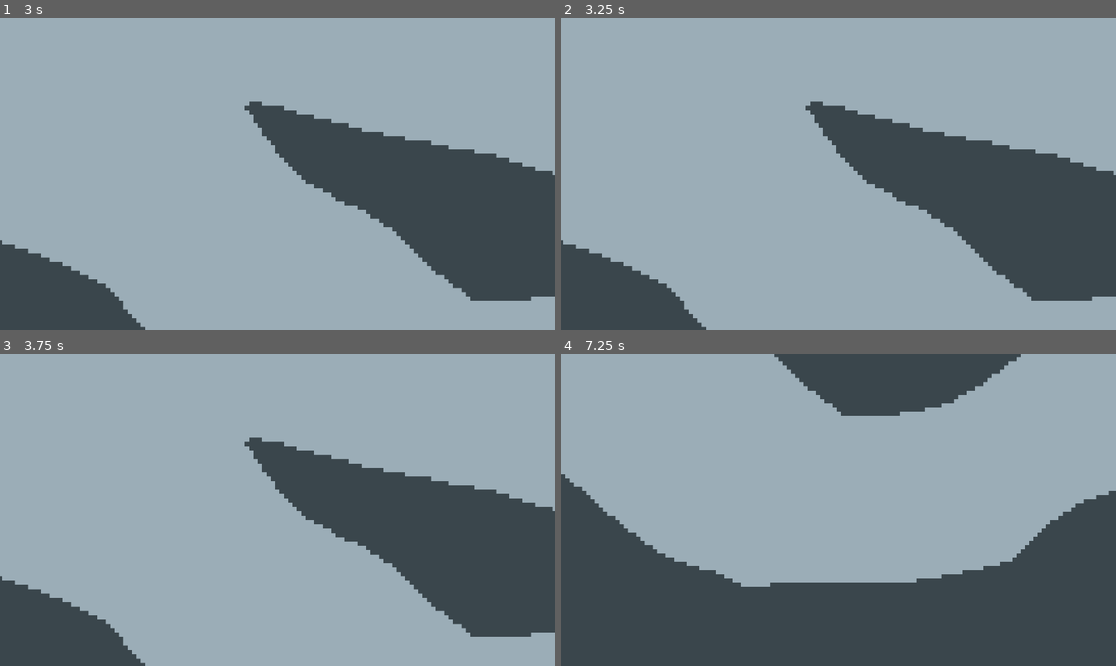
Above: before the commit, frames 1-4 (two rows, left to right).
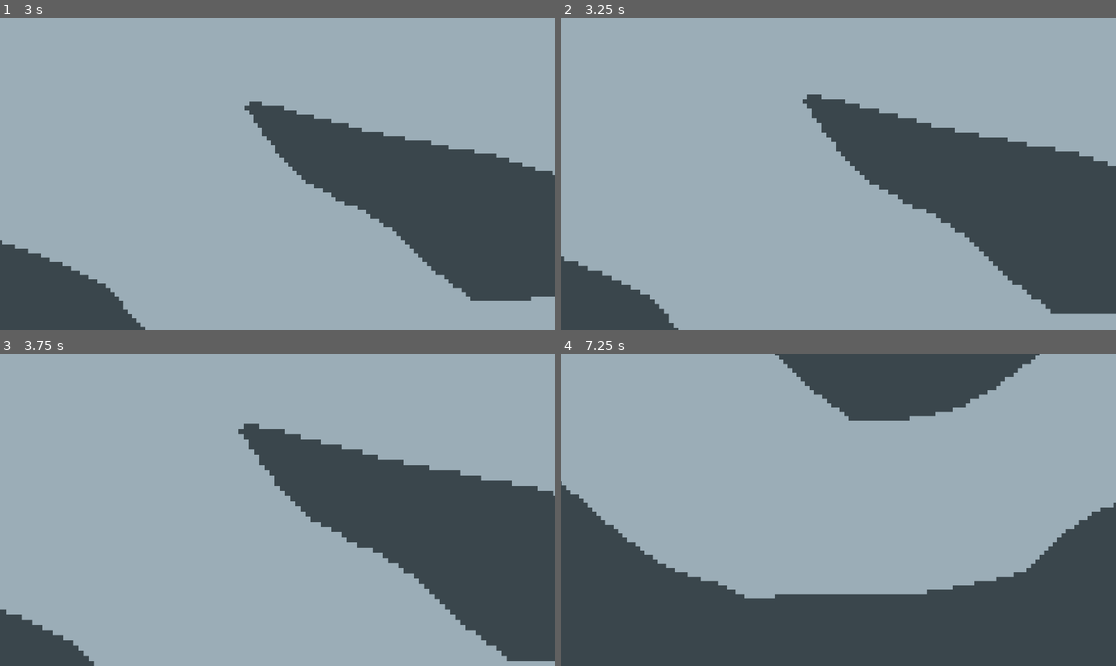
Above: after the commit, the same moments.

Repository: doccsoccs/SupernovaCRPG
Game: Godot game, scene res://Test Scenes/test_scene.tscn
Same seed, same stepped clock (60 frames per second), same inputs: the game is played once before the commit and once after it.
Inputs (mouse positions are in pixels of both pictures, inside the frame that each line leads up to):
- Up to frame 1 (3 s): tap Enter at 0.5 s; move the mouse to (399, 158) at 0.52 s; hold S (CameraDown) 0.53-1.28 s; tap A (CameraLeft) at 0.8, 1.35 s; move the mouse to (166, 189) at 1.27 s; tap D (CameraRight) at 1.55 s; tap Space at 2 s; move the mouse to (333, 105) at 2.02 s; hold D (CameraRight) 2.03-2.78 s; tap W (CameraUp) at 2.3, 2.85 s; move the mouse to (249, 236) at 2.77 s
- Up to frame 2 (3.25 s): tap Mouse wheel up (CameraZoomIn) at 3.05 s
- Up to frame 3 (3.75 s): tap Enter at 3.5 s; move the mouse to (444, 556) at 3.52 s; tap Mouse wheel up (CameraZoomIn) at 3.6 s
- Up to frame 4 (7.25 s): tap Mouse wheel down (CameraZoomOut) at 3.8, 4.35 s; tap Space at 4.25, 6.5 s; move the mouse to (672, 463) at 4.27 s; tap S (CameraDown) at 4.55 s; tap Enter at 5 s; move the mouse to (866, 510) at 5.02 s; hold S (CameraDown) 5.03-5.78 s; tap A (CameraLeft) at 5.3, 5.85 s; move the mouse to (755, 432) at 5.77 s; tap D (CameraRight) at 6.05 s; move the mouse to (960, 494) at 6.52 s; hold D (CameraRight) from 6.53 s (still down); tap W (CameraUp) at 6.8 s

Frame 1 is identical in both runs. In frame 2, 3.9% of the frame differs, in the area x 0-100%, y 24-100%; in frame 3, 6.7%, in the area x 0-100%, y 22-100%; in frame 4, 5.3%.

Commit message:
cleaned up zoom and added screen pushing

Diff:
--- a/Game/Cameras/map_camera.gd
+++ b/Game/Cameras/map_camera.gd
@@ -1,19 +1,28 @@
 extends Camera2D
 
 # CAMERA ZOOM VARIABLES
-@export var zoom_speed : Vector2 = Vector2(0.2, 0.2)
-@export var zoom_min : Vector2 = Vector2(0.001, 0.001)
-@export var zoom_max : Vector2 = Vector2(1.0, 1.0)
+@export var zoom_speed : Vector2 = Vector2(2.0, 2.0)
+@export var zoom_min : Vector2 = Vector2(0.2, 0.2)
+@export var zoom_max : Vector2 = Vector2(2.0, 2.0)
+@export var zoom_mult : float = 0.1
 
 # CAMERA MOVE VARIABLES
 @export var move_speed : float = 1000.0
 var velocity : Vector2 = Vector2.ZERO
 var direction : Vector2 = Vector2.ZERO
+var push_up : bool = false
+var push_down : bool = false
+var push_left : bool = false
+var push_right : bool = false
+var using_keyboard : bool = false
 
 # CAMERA BOUNDS VARIABLES
 var xbound : float
 var ybound : float
 @export var bounds_buffer : float = 500.0
+
+func _ready():
+	Input.mouse_mode = Input.MOUSE_MODE_CONFINED # prevents mouse from leaving screen
 
 func _physics_process(delta):
 
@@ -21,19 +30,38 @@
 	# Zooming
 	if Input.is_action_just_released("CameraZoomIn"):
 		if zoom + zoom_speed < zoom_max:
-			zoom = zoom.lerp(zoom + zoom_speed, 0.09)
+			zoom = zoom.lerp(zoom + (zoom_speed * zoom), zoom_mult)
+		else:
+			zoom = zoom.lerp(zoom_max, zoom_mult)
+
 	if Input.is_action_just_released("CameraZoomOut"):
 		if zoom - zoom_speed > zoom_min:
-			zoom = zoom.lerp(zoom - zoom_speed, 0.09)
+			zoom = zoom.lerp(zoom - (zoom_speed * zoom), zoom_mult)
+		else:
+			zoom = zoom.lerp(zoom_min, zoom_mult)
 
-	# Determine Direction
+	# Keyboard Screen Movement Input
 	if Input.is_action_pressed("CameraUp"):
 		direction += Vector2(0,-1)
+		using_keyboard = true
 	if Input.is_action_pressed("CameraDown"):
 		direction += Vector2(0,1)
+		using_keyboard = true
 	if Input.is_action_pressed("CameraLeft"):
 		direction += Vector2(-1,0)
+		using_keyboard = true
 	if Input.is_action_pressed("CameraRight"):
+		direction += Vector2(1,0)
+		using_keyboard = true
+
+	# Screen Push
+	if push_up and !using_keyboard:
+		direction += Vector2(0,-1)
+	if push_down and !using_keyboard:
+		direction += Vector2(0,1)
+	if push_left and !using_keyboard:
+		direction += Vector2(-1,0)
+	if push_right and !using_keyboard:
 		direction += Vector2(1,0)
 
 	# Movement
@@ -44,8 +72,28 @@
 	direction = Vector2.ZERO
 	velocity = Vector2.ZERO
 
+	# MISC Camera Update
+	using_keyboard = false
 	sync_camera_scale()
 
 func sync_camera_scale():
 	scale.x = 1 / zoom.x
 	scale.y = 1 / zoom.y
+
+# SCREEN PUSHING
+func _push_up():
+	push_up = true
+func _stop_push_up():
+	push_up = false
+func _push_down():
+	push_down = true
+func _stop_push_down():
+	push_down = false
+func _push_left():
+	push_left = true
+func _stop_push_left():
+	push_left = false
+func _push_right():
+	push_right = true
+func _stop_push_right():
+	push_right = false
--- a/Game/Cameras/map_camera.tscn
+++ b/Game/Cameras/map_camera.tscn
@@ -43,3 +43,12 @@
 position = Vector2(960, 0)
 shape = SubResource("RectangleShape2D_t7j1b")
 debug_color = Color(0.992157, 0, 0.0745098, 0.419608)
+
+[connection signal="mouse_entered" from="UpCameraPush" to="." method="_push_up"]
+[connection signal="mouse_exited" from="UpCameraPush" to="." method="_stop_push_up"]
+[connection signal="mouse_entered" from="DownCameraPush" to="." method="_push_down"]
+[connection signal="mouse_exited" from="DownCameraPush" to="." method="_stop_push_down"]
+[connection signal="mouse_entered" from="LeftCameraPush" to="." method="_push_left"]
+[connection signal="mouse_exited" from="LeftCameraPush" to="." method="_stop_push_left"]
+[connection signal="mouse_entered" from="RightCameraPush" to="." method="_push_right"]
+[connection signal="mouse_exited" from="RightCameraPush" to="." method="_stop_push_right"]
